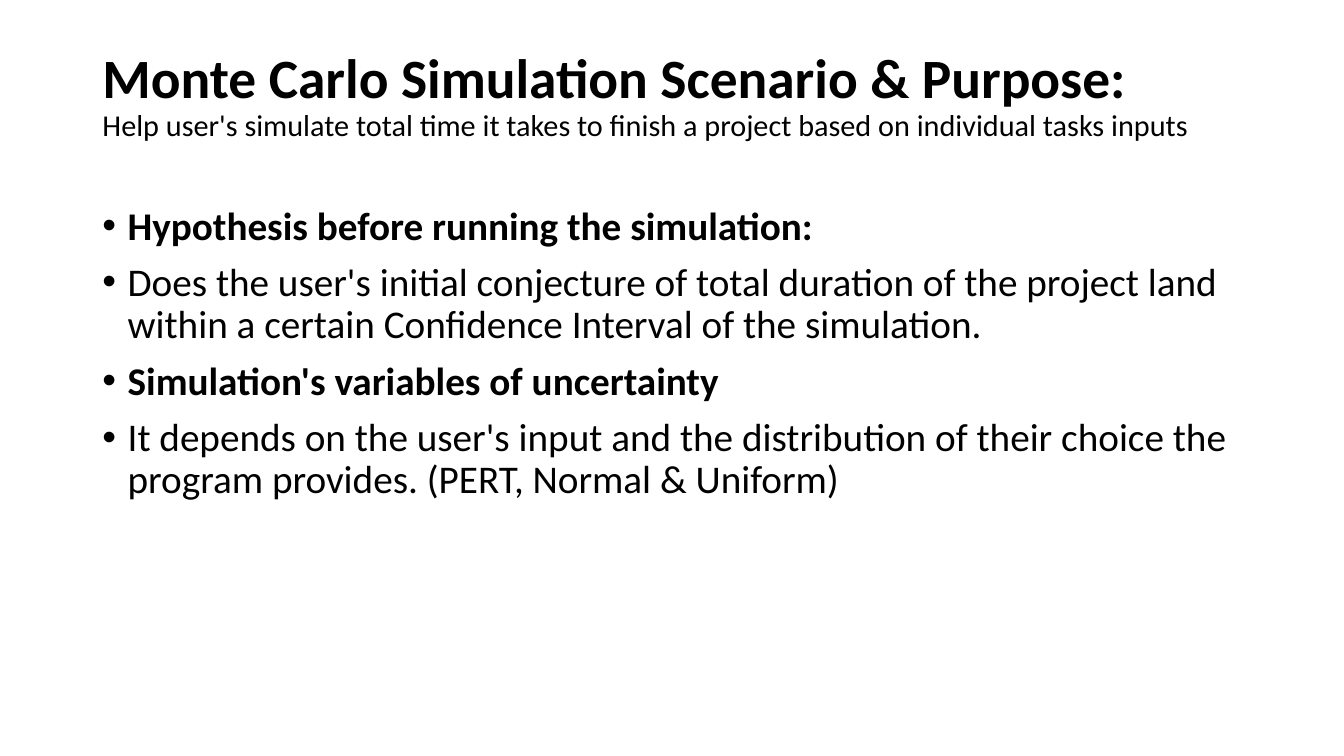
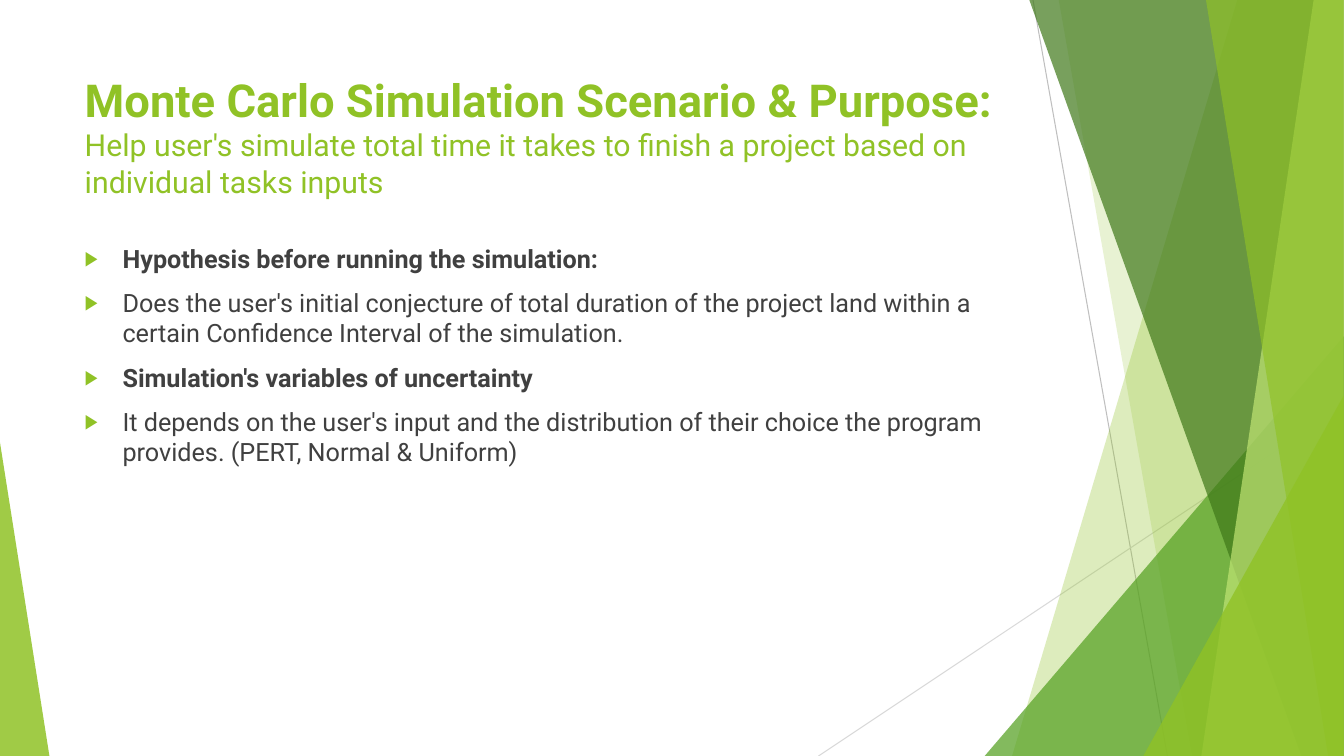
Before and after one commit to TeemosCode/Final-project, a slide deck: slide 2 of Monte Carlo Simulation.pptx. Drawn at 1344x756 pixels with LibreOffice and Linux fonts; fonts in the diff are those of the drawing. Boxes give left, top, right and bottom in pixels: in the first picture for what was removed or moved away, otherwise in the second. Text is boxed around its words. In the diff, an @@ line names an element or a change of style, - is before the commit and + after.

```diff
--- a/Monte Carlo Simulation.pptx
+++ b/Monte Carlo Simulation.pptx
@@ title "Monte Carlo Simulation Scenario & ...": place and size @@
-title "Monte Carlo Simulation Scenario & ..." at [102,59,1187,141]
+title "Monte Carlo Simulation Scenario & ..." at [85,83,992,199]
@@ title "Monte Carlo Simulation Scenario & ..." at [85,83,992,199]: size 39.6 to 32.4 pt in "Monte Carlo Simulation Scenario & Purpose:"; font Calibri to Roboto, text colour #000000 to #90C226; line spacing 0.9 to 1; vertical alignment middle to top @@
@@ text "Hypothesis before running the simulation:": place and size @@
-text "Hypothesis before running the simulation:" at [128,212,1226,500]
+text "Hypothesis before running the simulation:" at [123,249,982,467]
@@ text "Hypothesis before running the simulation:" at [123,249,982,467]: size 28 to 18 pt, font Calibri to Roboto, text colour #000000 to #404040; bullet • to ▶; line spacing 0.9 to 1 @@
@@ group added at [0,0,1344,756]: 5 freeform shapes, 3 triangles, 2 lines @@
```
Also in this commit, not shown: 5 other slides changed, 1 slide added, 1 slide removed.
